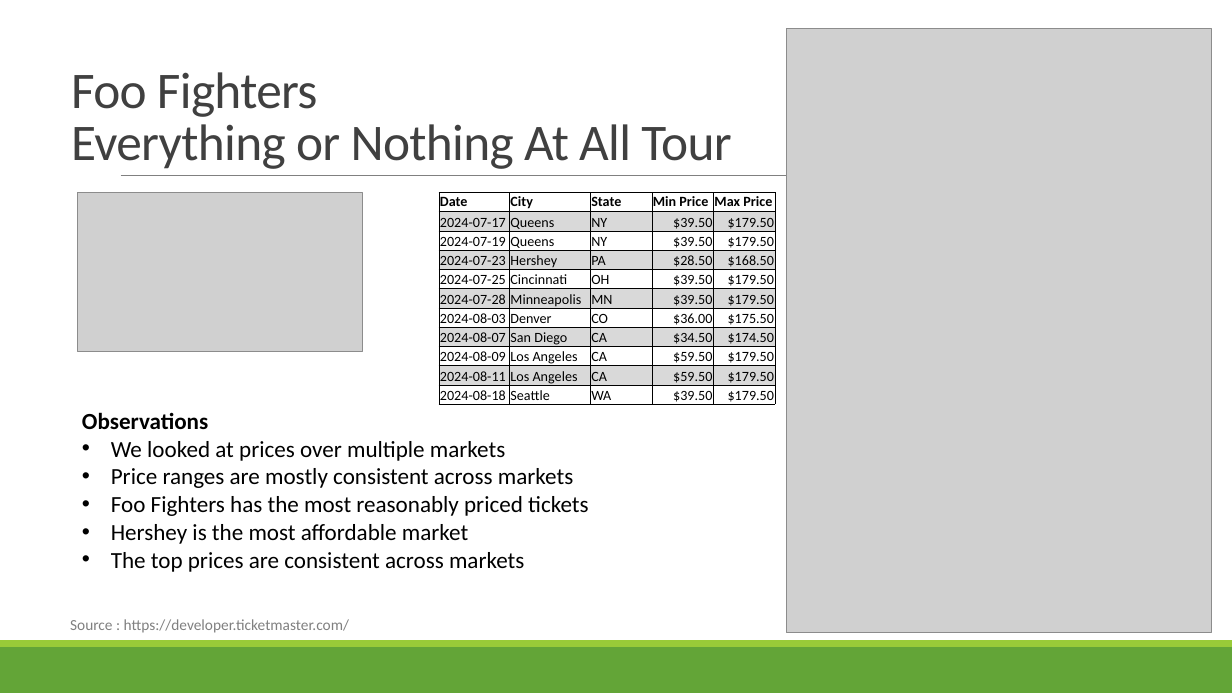
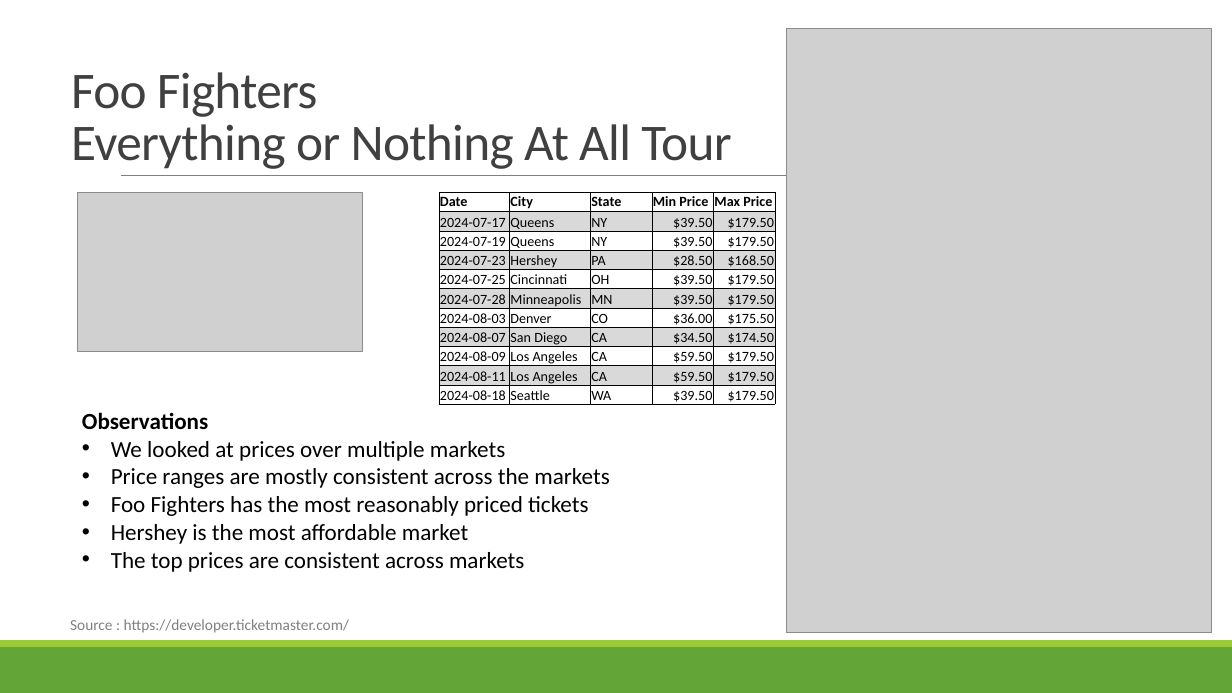
Before and after one commit to jodylarson310/module7-project, a slide deck: slide 5 of Support_Live_Music_Project1_Group4.pptx. Drawn at 1232x693 pixels with LibreOffice and Linux fonts; fonts in the diff are those of the drawing; grey boxes stand for pictures. Boxes give left, top, right and bottom in pixels: in the first picture for what was removed or moved away, otherwise in the second. Text is boxed around its words. In the diff, an @@ line names an element or a change of style, - is before the commit and + after.

```diff
--- a/Support_Live_Music_Project1_Group4.pptx
+++ b/Support_Live_Music_Project1_Group4.pptx
@@ text at box(111, 468, 609, 488): text changed @@
-• Price ranges are mostly consistent across markets
+• Price ranges are mostly consistent across the markets
```
Also in this commit, not shown: 11 other slides changed.
